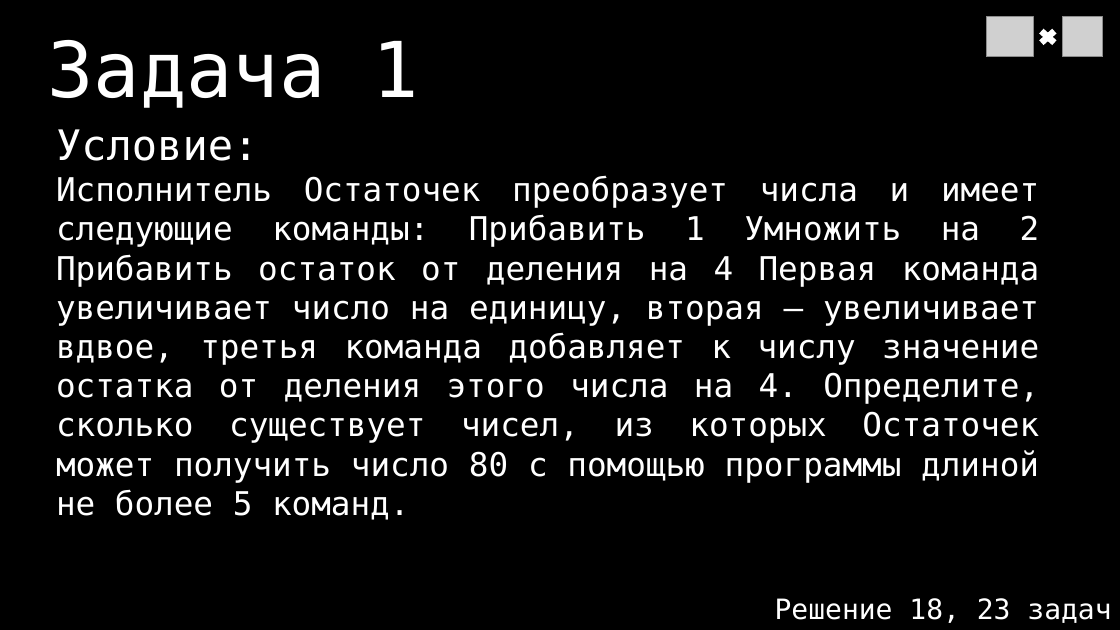
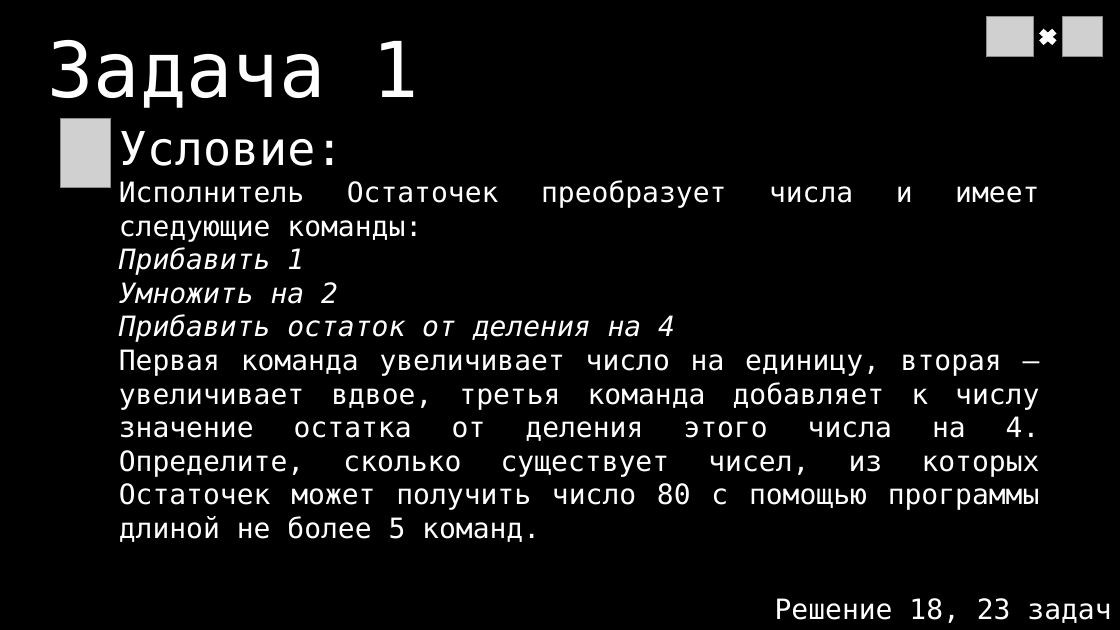
Before and after one commit to glebocrew/TI_1, a slide deck: slide 3 of Presentation.pptx. Drawn at 1120x630 pixels with LibreOffice and Linux fonts; fonts in the diff are those of the drawing; grey boxes stand for pictures. Boxes give left, top, right and bottom in pixels: in the first picture for what was removed or moved away, otherwise in the second. Text is boxed around its words. In the diff, an @@ line names an element or a change of style, - is before the commit and + after.

```diff
--- a/Presentation.pptx
+++ b/Presentation.pptx
@@ picture added at (x1=60, y1=118, x2=111, y2=188) @@
@@ text "Условие:" moved from (x1=56, y1=129, x2=1040, y2=520) to (x1=119, y1=131, x2=1040, y2=542) @@
@@ text at (x1=119, y1=131, x2=344, y2=166): size 36 to 40 pt in "Условие:" @@
@@ text at (x1=119, y1=180, x2=1040, y2=542): text changed; size 28 to 24 pt @@
-Исполнитель Остаточек преобразует числа и имеет следующие команды: Прибавить 1 Умножить на 2 Прибавить остаток от деления на 4 Первая команда увеличивает число на единицу, вторая — увеличивает вдвое, третья команда добавляет к числу значение остатка от деления этого числа на 4. Определите, сколько существует чисел, из которых Остаточек может получить число 80 с помощью программы длиной не более 5 команд.
+Исполнитель Остаточек преобразует числа и имеет следующие команды:
+Прибавить 1
+Умножить на 2
+Прибавить остаток от деления на 4
+Первая команда увеличивает число на единицу, вторая — увеличивает вдвое, третья команда добавляет к числу значение остатка от деления этого числа на 4. Определите, сколько существует чисел, из которых Остаточек может получить число 80 с помощью программы длиной не более 5 команд.
```
Also in this commit, not shown: 1 other slide changed, 8 slides added, 1 other file.
